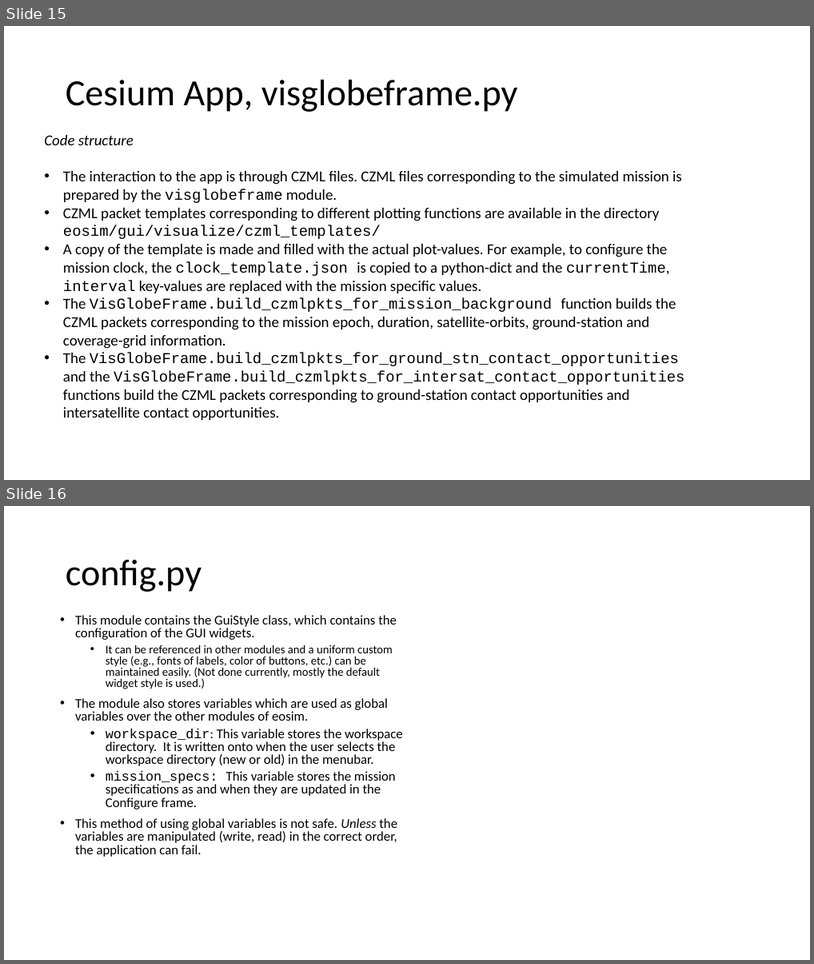
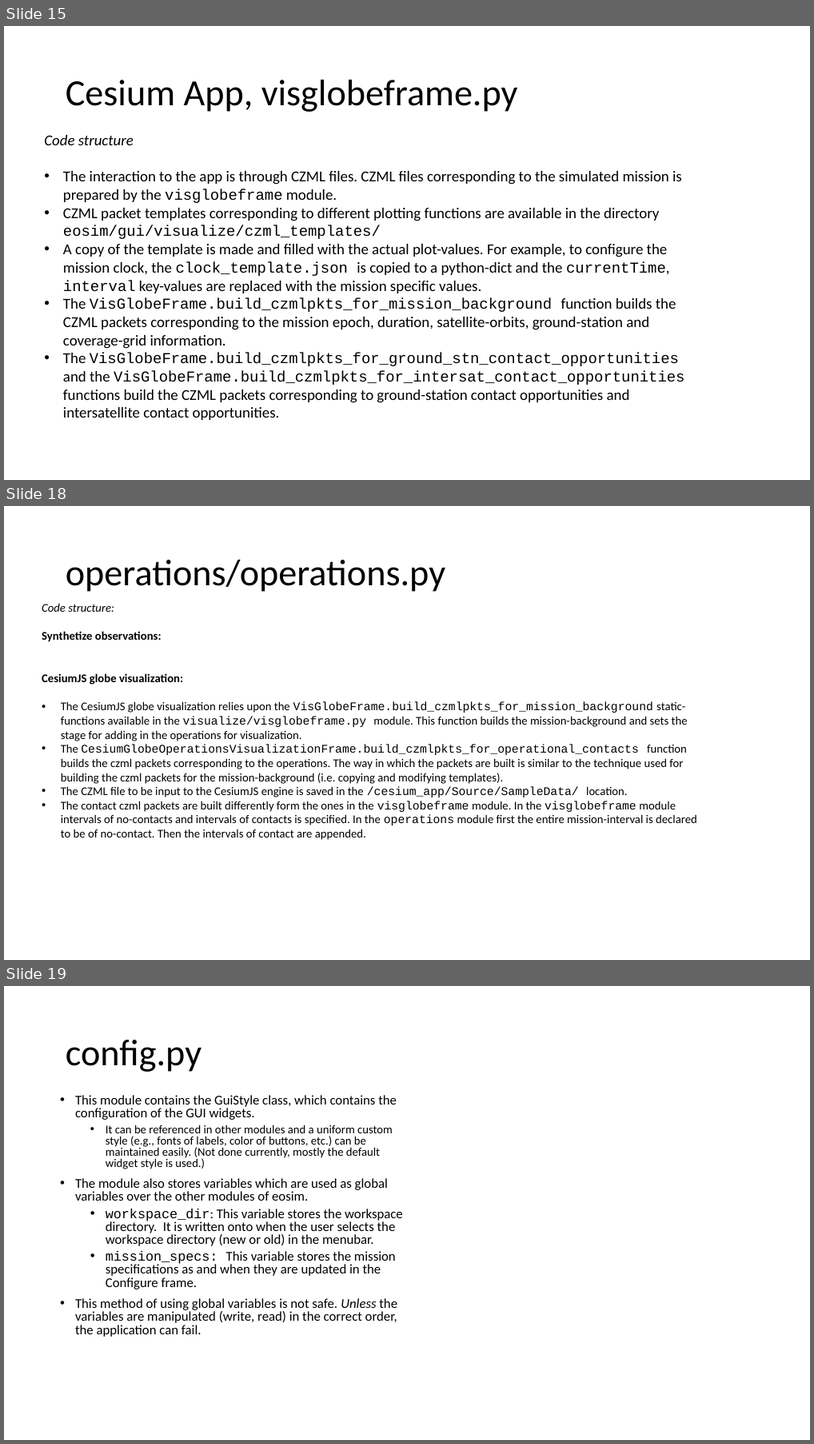
Before and after one commit to EarthObservationSimulator/eosim-gui, a slide deck: docs/codebase_description.pptx. Shown one above the other, each under a label of ours: slides 15 and 16 before the commit, slides 15, 18 and 19 after it; the slides between them are not shown. The pictures are 814x964 and 814x1444 pixels, drawn with LibreOffice and Linux fonts; fonts in the diff are those of the drawing. Boxes give left, top, right and bottom in pixels: in the first picture for what was removed or moved away, otherwise in the second. Text is boxed around its words. In the diff, an @@ line names an element or a change of style, - is before the commit and + after.

```diff
--- a/docs/codebase_description.pptx
+++ b/docs/codebase_description.pptx
@@ slide 18 added at box(4, 506, 810, 960), background #FFFFFF @@
@@ title added at box(66, 560, 446, 592), 44 pt, text #000000 @@
+operations/operations.py
@@ text added at box(42, 604, 698, 840), 14 pt, text #000000 @@
+Code structure:
+Synthetize observations:
+CesiumJS globe visualization:
+• The CesiumJS globe visualization relies upon the VisGlobeFrame.build_czmlpkts_for_mission_background static-functions available in the visualize/visglobeframe.py module. This function builds the mission-background and sets the stage for adding in the operations for visualization.
+• The CesiumGlobeOperationsVisualizationFrame.build_czmlpkts_for_operational_contacts function builds the czml packets corresponding to the operations. The way in which the packets are built is similar to the technique used for building the czml packets for the mission-background (i.e. copying and modifying templates).
+• The CZML file to be input to the CesiumJS engine is saved in the /cesium_app/Source/SampleData/ location.
+• The contact czml packets are built differently form the ones in the visglobeframe module. In the visglobeframe module intervals of no-contacts and intervals of contacts is specified. In the operations module first the entire mission-interval is declared to be of no-contact. Then the intervals of contact are appended.
@@ what was slide 16 is now slide 19 @@
```
Also in this commit, not shown: 2 other slides added, 2 other files.
